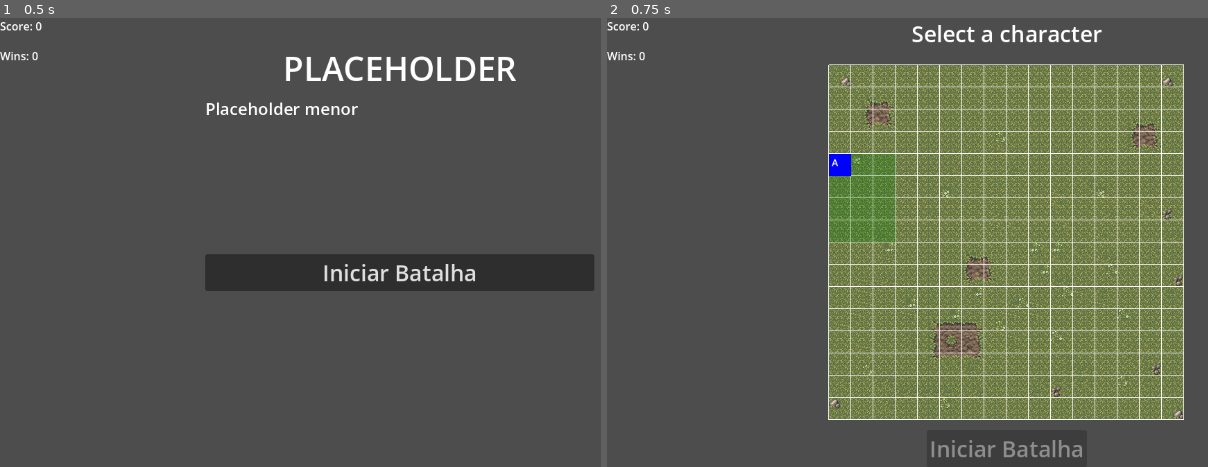
Above: before the commit, frames 1-2 (left to right).
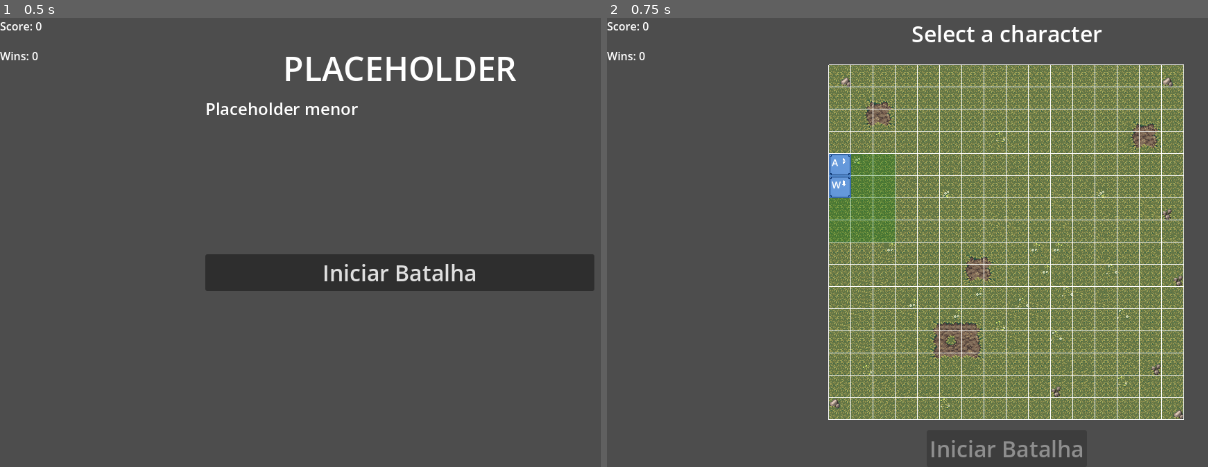
Above: after the commit, the same moments.

Repository: RodPeroba/DnDAutoBattler
Game: Godot game, scene res://Scenes/main.tscn
Two runs of this game, one before a commit and one after it. Both use one fixed random seed, a clock stepped at 60 frames per second and the inputs below.
Inputs:
- Up to frame 1 (0.5 s): no input
- Up to frame 2 (0.75 s): click "Iniciar Batalha" at 0.5 s

Frame 1 is identical in both runs. In frame 2, 0.4% of the frame differs, in the area x 36-41%, y 30-41%.

Commit message:
Adiciona sprites personagens

Diff:
--- a/ArcherClass.tres
+++ b/ArcherClass.tres
@@ -4,6 +4,7 @@
 [ext_resource type="Script" uid="uid://c5fiw5ml42usf" path="res://Scripts/DataScripts/ClassData.gd" id="2_6mvg5"]
 [ext_resource type="Script" uid="uid://cdx3scntb74pg" path="res://Scripts/DataScripts/EffectData.gd" id="2_6ue88"]
 [ext_resource type="Script" uid="uid://cvg2mbeyjiviq" path="res://PreciseArrowEffect.gd" id="3_g4yja"]
+[ext_resource type="Texture2D" uid="uid://bd6imod510po8" path="res://Assets/bow.png" id="4_g4yja"]
 
 [sub_resource type="Resource" id="Resource_jvr8l"]
 script = ExtResource("3_g4yja")
@@ -23,5 +24,6 @@
 mana = 50
 manaPerAttack = 5
 iniciativeBonus = 10
+icon = ExtResource("4_g4yja")
 activeAbilities = Array[ExtResource("1_83rin")]([SubResource("Resource_bt3tm")])
 metadata/_custom_type_script = "uid://c5fiw5ml42usf"
--- a/BillyA.tres
+++ b/BillyA.tres
@@ -12,5 +12,4 @@
 characterClass = ExtResource("2_ttij5")
 weapon = ExtResource("5_narxg")
 armor = ExtResource("1_s0pot")
-level = 10
 metadata/_custom_type_script = "uid://jqc24i724eso"
--- a/BoardView.gd
+++ b/BoardView.gd
@@ -31,7 +31,15 @@
 		groundTileMap.z_index = -1
 
 func _process(delta):
-
+	if GameManager.battleManager == null:
+		return
+	for character in GameManager.battleManager.characters:
+		if character.damage_flash_time > 0:
+			character.damage_flash_time -= delta
+		if character.attack_animation_time > 0:
+			character.attack_animation_time -= delta
+		if character.projectile_animation_time > 0:
+			character.projectile_animation_time -= delta
 	queue_redraw()
 
 func centerBoard():
@@ -63,6 +71,7 @@
 		GameManager.GameState.BATTLE:
 
 			drawBattleCharacters()
+			drawProjectiles()
 
 func drawGrid():
 
@@ -114,71 +123,209 @@
 			character.position * TILE_SIZE
 		)
 
-		draw_rect(
-			Rect2(
-				screenPosition,
-				Vector2(
-					TILE_SIZE,
-					TILE_SIZE
-				)
-			),
-			Color.BLUE
-		)
+		var rect = Rect2(screenPosition, Vector2(TILE_SIZE, TILE_SIZE))
+
+		# -------------------------
+		# 1. RACE ICON (base)
+		# -------------------------
+		if character.race != null and character.race.icon != null:
+			draw_texture_rect(
+				character.race.icon,
+				rect,
+				false
+			)
+		else:
+			draw_rect(rect, Color.BLUE)
+
+		# -------------------------
+		# 2. CLASS ICON (overlay)
+		# -------------------------
+		if character.characterClass != null and character.characterClass.icon != null:
+
+			var class_icon = character.characterClass.icon
+
+			# menor que o tile (ex: 40% do tamanho)
+			var scaling = 0.4
+			var draw_size = Vector2(TILE_SIZE, TILE_SIZE) * scaling
+
+			var offset = Vector2(
+				TILE_SIZE - draw_size.x - 4,
+				4
+			)
+
+			draw_texture_rect(
+				class_icon,
+				Rect2(screenPosition + offset, draw_size),
+				false
+			)
 
 		if character.characterClass != null:
-
 			draw_string(
 				ThemeDB.fallback_font,
-				screenPosition + Vector2(4,18),
-				character.characterClass.className.substr(0,1),
+				screenPosition + Vector2(4, 18),
+				character.characterClass.className.substr(0, 1),
 				HORIZONTAL_ALIGNMENT_LEFT,
 				-1,
 				14
 			)
 
-func drawBattleCharacters():
-
+func drawProjectiles():
 	if GameManager.battleManager == null:
 		return
 
 	for character in GameManager.battleManager.characters:
 
-		var screenPosition = Vector2(
-			character.position * TILE_SIZE
-		)
-
-		var color = Color.BLUE
+		if character.projectile_animation_time <= 0:
+			continue
+
+		var progress = 1.0 - (
+			character.projectile_animation_time / 0.25
+		)
+
+		var start_pos = (
+			Vector2(character.projectile_start)
+			* TILE_SIZE
+		) + Vector2(TILE_SIZE / 2, TILE_SIZE / 2)
+
+		var target_pos = (
+			Vector2(character.projectile_target)
+			* TILE_SIZE
+		) + Vector2(TILE_SIZE / 2, TILE_SIZE / 2)
+
+		var projectile_pos = start_pos.lerp(
+			target_pos,
+			progress
+		)
+
+		draw_circle(
+			projectile_pos,
+			4,
+			Color.WHITE
+		)
+
+func drawBattleCharacters():
+	if GameManager.battleManager == null:
+		return
+	for character in GameManager.battleManager.characters:
+		var pos = Vector2(character.position * TILE_SIZE)
+		if character.attack_animation_time > 0:
+			var progress = 1.0 - (
+				character.attack_animation_time / 0.15
+			)
+
+			var attack_offset = (
+				sin(progress * PI)
+				* 12.0
+			)
+			pos += (
+				character.attack_direction
+				* attack_offset
+			)
+		var rect = Rect2(pos, Vector2(TILE_SIZE, TILE_SIZE))
+
+		# =====================================
+		# COR DO TIME
+		# =====================================
+
+		var border_color = Color.BLUE
 
 		if character.team == 1:
-			color = Color.RED
-
-		draw_rect(
-			Rect2(
-				screenPosition,
-				Vector2(
-					TILE_SIZE,
-					TILE_SIZE
-				)
-			),
-			color
-		)
-
-		draw_string(
-			ThemeDB.fallback_font,
-			screenPosition + Vector2(2,14),
-			str(character.currentHp),
-			HORIZONTAL_ALIGNMENT_LEFT,
-			-1,
-			12
-		)
-
-		draw_string(
-			ThemeDB.fallback_font,
-			screenPosition + Vector2(2,28),
-			str(character.currentMana),
-			HORIZONTAL_ALIGNMENT_LEFT,
-			-1,
-			10
+			border_color = Color.RED
+
+		# =====================================
+		# RAÇA (FUNDO)
+		# =====================================
+
+		if character.race != null and character.race.icon != null:
+			draw_texture_rect(
+				character.race.icon,
+				rect,
+				false
+			)
+		else:
+			draw_rect(rect, border_color)
+
+		if character.damage_flash_time > 0:
+			draw_rect(rect, Color(1, 1, 1, 0.45))
+		# =====================================
+		# HP BAR
+		# =====================================
+
+		var hp_percent := 0.0
+
+		if character.maxHp > 0:
+			hp_percent = float(character.currentHp) / character.maxHp
+
+		draw_rect(
+			Rect2(
+				pos + Vector2(2, 2),
+				Vector2(TILE_SIZE - 4, 4)
+			),
+			Color(0.15, 0.15, 0.15)
+		)
+
+		draw_rect(
+			Rect2(
+				pos + Vector2(2, 2),
+				Vector2((TILE_SIZE - 4) * hp_percent, 4)
+			),
+			Color.GREEN
+		)
+
+		# =====================================
+		# MANA BAR
+		# =====================================
+
+		var mana_percent := 0.0
+
+		if character.maxMana > 0:
+			mana_percent = float(character.currentMana) / character.maxMana
+
+		draw_rect(
+			Rect2(
+				pos + Vector2(2, 8),
+				Vector2(TILE_SIZE - 4, 4)
+			),
+			Color(0.15, 0.15, 0.15)
+		)
+
+		draw_rect(
+			Rect2(
+				pos + Vector2(2, 8),
+				Vector2((TILE_SIZE - 4) * mana_percent, 4)
+			),
+			Color.CYAN
+		)
+
+		# =====================================
+		# ÍCONE DA CLASSE
+		# =====================================
+
+		if character.characterClass != null and character.characterClass.icon != null:
+
+			var icon_size = TILE_SIZE * 0.55
+
+			draw_texture_rect(
+				character.characterClass.icon,
+				Rect2(
+					pos + Vector2(
+						(TILE_SIZE - icon_size) / 2,
+						14
+					),
+					Vector2(icon_size, icon_size)
+				),
+				false
+			)
+
+		# =====================================
+		# BORDA DO TIME
+		# =====================================
+
+		draw_rect(
+			rect,
+			border_color,
+			false,
+			2
 		)
 
 func screenToTile(
--- a/ClericClass.tres
+++ b/ClericClass.tres
@@ -3,6 +3,7 @@
 [ext_resource type="Script" uid="uid://dsgso1u0i3ytg" path="res://Scripts/DataScripts/ActiveData.gd" id="1_e7khp"]
 [ext_resource type="Script" uid="uid://cdx3scntb74pg" path="res://Scripts/DataScripts/EffectData.gd" id="2_4s2yb"]
 [ext_resource type="Script" uid="uid://bofhdpmk3ncof" path="res://HealMagicEffect.gd" id="3_lpt8a"]
+[ext_resource type="Texture2D" uid="uid://uuwjm8auahk0" path="res://Assets/mace.png" id="4_4s2yb"]
 [ext_resource type="Script" uid="uid://c5fiw5ml42usf" path="res://Scripts/DataScripts/ClassData.gd" id="4_y1evx"]
 
 [sub_resource type="Resource" id="Resource_ju414"]
@@ -23,5 +24,6 @@
 mana = 50
 manaPerAttack = 10
 iniciativeBonus = 3
+icon = ExtResource("4_4s2yb")
 activeAbilities = Array[ExtResource("1_e7khp")]([SubResource("Resource_5nml5")])
 metadata/_custom_type_script = "uid://c5fiw5ml42usf"
--- /dev/null
+++ b/DwarfRace.tres
@@ -0,0 +1,13 @@
+[gd_resource type="Resource" script_class="RaceData" format=3 uid="uid://bclu783cjpqsl"]
+
+[ext_resource type="Texture2D" uid="uid://bm8gwfmqj1g57" path="res://Assets/Anao.png" id="1_o6531"]
+[ext_resource type="Script" uid="uid://dhxocm5uvcopf" path="res://Scripts/DataScripts/RaceData.gd" id="2_lqj67"]
+
+[resource]
+script = ExtResource("2_lqj67")
+raceName = "Dwarf"
+bonusHealth = 30
+baseSpeed = 2
+baseDamage = 15
+icon = ExtResource("1_o6531")
+metadata/_custom_type_script = "uid://dhxocm5uvcopf"
--- /dev/null
+++ b/ElfRace.tres
@@ -0,0 +1,13 @@
+[gd_resource type="Resource" script_class="RaceData" format=3 uid="uid://7uoiiu56uy3b"]
+
+[ext_resource type="Script" uid="uid://dhxocm5uvcopf" path="res://Scripts/DataScripts/RaceData.gd" id="1_ig5c3"]
+[ext_resource type="Texture2D" uid="uid://dbip2q1y6bhl1" path="res://Assets/Elfo.png" id="1_jekqc"]
+
+[resource]
+script = ExtResource("1_ig5c3")
+raceName = "Elf"
+bonusHealth = 15
+baseSpeed = 4
+baseDamage = 20
+icon = ExtResource("1_jekqc")
+metadata/_custom_type_script = "uid://dhxocm5uvcopf"
--- /dev/null
+++ b/GnomeRace.tres
@@ -0,0 +1,13 @@
+[gd_resource type="Resource" script_class="RaceData" format=3 uid="uid://3gqq6q5wjy21"]
+
+[ext_resource type="Texture2D" uid="uid://2hk8688wn3jw" path="res://Assets/Gnomo.png" id="1_6hyvh"]
+[ext_resource type="Script" uid="uid://dhxocm5uvcopf" path="res://Scripts/DataScripts/RaceData.gd" id="2_j7qx0"]
+
+[resource]
+script = ExtResource("2_j7qx0")
+raceName = "Gnome"
+bonusHealth = 20
+baseSpeed = 4
+baseDamage = 15
+icon = ExtResource("1_6hyvh")
+metadata/_custom_type_script = "uid://dhxocm5uvcopf"
--- /dev/null
+++ b/GoblinRace.tres
@@ -0,0 +1,13 @@
+[gd_resource type="Resource" script_class="RaceData" format=3 uid="uid://bcqbrmxxg4kwb"]
+
+[ext_resource type="Texture2D" uid="uid://bro83mk083lx7" path="res://Assets/Goblin.png" id="1_e76ut"]
+[ext_resource type="Script" uid="uid://dhxocm5uvcopf" path="res://Scripts/DataScripts/RaceData.gd" id="2_wwxva"]
+
+[resource]
+script = ExtResource("2_wwxva")
+raceName = "Goblin"
+bonusHealth = 15
+baseSpeed = 5
+baseDamage = 15
+icon = ExtResource("1_e76ut")
+metadata/_custom_type_script = "uid://dhxocm5uvcopf"
--- a/HumanRace.tres
+++ b/HumanRace.tres
@@ -1,11 +1,13 @@
 [gd_resource type="Resource" script_class="RaceData" format=3 uid="uid://br0ltjsgoypsr"]
 
 [ext_resource type="Script" uid="uid://dhxocm5uvcopf" path="res://Scripts/DataScripts/RaceData.gd" id="1_2ru2d"]
+[ext_resource type="Texture2D" uid="uid://hr4omvhuafax" path="res://Assets/Humano.png" id="1_ro6pa"]
 
 [resource]
 script = ExtResource("1_2ru2d")
 raceName = "Human"
 bonusHealth = 20
 baseSpeed = 3
-baseDamage = 3
+baseDamage = 20
+icon = ExtResource("1_ro6pa")
 metadata/_custom_type_script = "uid://dhxocm5uvcopf"
--- a/MageClass.tres
+++ b/MageClass.tres
@@ -4,6 +4,7 @@
 [ext_resource type="Script" uid="uid://cdx3scntb74pg" path="res://Scripts/DataScripts/EffectData.gd" id="2_4duc4"]
 [ext_resource type="Script" uid="uid://c5fiw5ml42usf" path="res://Scripts/DataScripts/ClassData.gd" id="2_httaf"]
 [ext_resource type="Script" uid="uid://bumn1i4ixtdsh" path="res://FireballEffect.gd" id="3_w5fqw"]
+[ext_resource type="Texture2D" uid="uid://7t2j11aayv0f" path="res://Assets/wand.png" id="4_w5fqw"]
 
 [sub_resource type="Resource" id="Resource_gqem5"]
 script = ExtResource("3_w5fqw")
@@ -24,5 +25,6 @@
 mana = 50
 manaPerAttack = 10
 iniciativeBonus = 5
+icon = ExtResource("4_w5fqw")
 activeAbilities = Array[ExtResource("1_0idst")]([SubResource("Resource_d4ng8")])
 metadata/_custom_type_script = "uid://c5fiw5ml42usf"
--- /dev/null
+++ b/OrcRace.tres
@@ -0,0 +1,13 @@
+[gd_resource type="Resource" script_class="RaceData" format=3 uid="uid://dp18aqq4f3456"]
+
+[ext_resource type="Texture2D" uid="uid://dqdu48uy1kno2" path="res://Assets/Orc.png" id="1_56f08"]
+[ext_resource type="Script" uid="uid://dhxocm5uvcopf" path="res://Scripts/DataScripts/RaceData.gd" id="2_60o4i"]
+
+[resource]
+script = ExtResource("2_60o4i")
+raceName = "Orc"
+bonusHealth = 15
+baseSpeed = 3
+baseDamage = 25
+icon = ExtResource("1_56f08")
+metadata/_custom_type_script = "uid://dhxocm5uvcopf"
--- a/PlayerParty.tres
+++ b/PlayerParty.tres
@@ -2,9 +2,10 @@
 
 [ext_resource type="Script" uid="uid://jqc24i724eso" path="res://Scripts/Character.gd" id="1_5yi8p"]
 [ext_resource type="Script" uid="uid://bushahf63j024" path="res://PartyData.gd" id="2_nn1n1"]
+[ext_resource type="Resource" uid="uid://dgrk6auv46chk" path="res://JorgeW.tres" id="3_mxtd8"]
 [ext_resource type="Resource" uid="uid://5hkqpk2k28d0" path="res://BillyA.tres" id="3_yloia"]
 
 [resource]
 script = ExtResource("2_nn1n1")
-characters = Array[ExtResource("1_5yi8p")]([ExtResource("3_yloia")])
+characters = Array[ExtResource("1_5yi8p")]([ExtResource("3_yloia"), ExtResource("3_mxtd8")])
 metadata/_custom_type_script = "uid://bushahf63j024"
--- a/Scripts/Character.gd
+++ b/Scripts/Character.gd
@@ -12,7 +12,7 @@
 var activeAbility : ActiveData
 @export var chosenAbility : int = 0
 var statuses : Array[StatusEffectData]
-@export var xp : int = 0
+var xp : int = 0
 var battleManager : BattleManager
 var team : int = 0
 
@@ -28,6 +28,14 @@
 
 var position : Vector2i
 var target : Character
+
+var damage_flash_time : float = 0.0
+var attack_animation_time : float = 0.0
+var attack_direction : Vector2 = Vector2.ZERO
+
+var projectile_animation_time : float = 0.0
+var projectile_start : Vector2i
+var projectile_target : Vector2i
 
 func initialize():
 	setStats()
@@ -43,7 +51,6 @@
 	rangeDistance = weapon.rangeDistance
 	activeAbility = characterClass.activeAbilities[chosenAbility]
 
-
 func emitEvent(eventName : String, context : Dictionary = {}):
 	for passive in passives:
 		passive.handleEvent(eventName, self, context)
@@ -113,6 +120,28 @@
 	var distance = abs(position.x - target.position.x) + abs(position.y - target.position.y)
 	return distance <= rangeDistance
 
+func isRanged() -> bool:
+	return rangeDistance > 1
+
+func startMeleeAnimation():
+
+	if target == null:
+		return
+
+	attack_animation_time = 0.15
+
+	attack_direction = (target.position - position)
+
+func startProjectileAnimation():
+
+	if target == null:
+		return
+
+	projectile_animation_time = 0.25
+
+	projectile_start = position
+	projectile_target = target.position
+
 func moveToRange():
 	if target == null:
 		return
@@ -147,6 +176,11 @@
 
 	emitEvent("OnAttack", context)
 
+	if isRanged():
+		startProjectileAnimation()
+	else:
+		startMeleeAnimation()
+
 	Debug.print("%s attacks %s for %d" % [
 		characterClass.className,
 		target.characterClass.className,
@@ -155,6 +189,7 @@
 
 	target.takeDamage(context["damage"], self)
 
+
 func useAbility():
 	if activeAbility == null:
 		return
@@ -181,6 +216,8 @@
 
 	if currentHp <= 0:
 		die(attacker)
+	else:
+		damage_flash_time = 0.25
 
 func heal(amount : int):
 	currentHp = min(
--- a/Scripts/DataScripts/ClassData.gd
+++ b/Scripts/DataScripts/ClassData.gd
@@ -9,4 +9,6 @@
 @export var manaPerAttack : int  = 0
 @export var iniciativeBonus : int = 0
 
+@export var icon : Texture2D
+
 @export var activeAbilities : Array[ActiveData]
--- a/Scripts/DataScripts/RaceData.gd
+++ b/Scripts/DataScripts/RaceData.gd
@@ -6,4 +6,6 @@
 @export var baseSpeed : int = 0
 @export var baseDamage : int = 0
 
+@export var icon : Texture2D
+
 ### TALVEZ CRIAR 1 ABILIDADE UNICA PARA CADA RAÇA?? ###
--- a/WarriorClass.tres
+++ b/WarriorClass.tres
@@ -4,6 +4,7 @@
 [ext_resource type="Script" uid="uid://cdx3scntb74pg" path="res://Scripts/DataScripts/EffectData.gd" id="2_ynjcy"]
 [ext_resource type="Script" uid="uid://5ele1jgekwqu" path="res://HuntEffect.gd" id="3_um4aq"]
 [ext_resource type="Script" uid="uid://c5fiw5ml42usf" path="res://Scripts/DataScripts/ClassData.gd" id="4_wjvy5"]
+[ext_resource type="Texture2D" uid="uid://dt0ttvaat0cpi" path="res://Assets/sword.png" id="4_ynjcy"]
 
 [sub_resource type="Resource" id="Resource_t84aj"]
 script = ExtResource("3_um4aq")
@@ -23,5 +24,6 @@
 mana = 50
 manaPerAttack = 5
 iniciativeBonus = 5
+icon = ExtResource("4_ynjcy")
 activeAbilities = Array[ExtResource("1_kjftn")]([SubResource("Resource_7ou1b")])
 metadata/_custom_type_script = "uid://c5fiw5ml42usf"
--- a/gameManager.gd
+++ b/gameManager.gd
@@ -30,6 +30,8 @@
 const turnDelay : float = 0.5
 var turnTimer : float = 0.0
 
+var gold: int = 0
+
 func _ready():
 
 	randomize()
@@ -87,6 +89,44 @@
 	container.add_child(
 		currentScreen
 	)
+
+
+func applyRewards():
+	var baseGold = 20
+
+	var aliveBonus = battleManager.getAliveCount(0) * 5
+	var streakBonus = battlesWon * 10
+
+	var earnedGold = baseGold + aliveBonus + streakBonus
+
+	gold += earnedGold
+
+	Debug.print("Gold earned: %d" % earnedGold)
+	Debug.print("Total gold: %d" % gold)
+
+
+func checkLevelUp(character: Character) -> void:
+	var xp_needed = character.level * 100
+
+	while character.xp >= xp_needed:
+		character.xp -= xp_needed
+		character.level += 1
+		xp_needed = character.level * 100
+
+		Debug.print("leveled up to %d" % [character.level])
+
+
+func applyXPRewards():
+	var baseXP = 30
+
+	for character in playerParty.characters:
+		var xpGain = baseXP + battlesWon * 5
+		character.xp += xpGain
+
+		checkLevelUp(character)
+
+	Debug.print("XP applied to party")
+
 
 func enterStage():
 
@@ -175,36 +215,20 @@
 
 	battlesWon += 1
 
-	var earnedScore = (
-		calculateBattleScore()
-	)
-
+	var earnedScore = calculateBattleScore()
 	score += earnedScore
 
+	applyRewards()
+	applyXPRewards()
+
 	currentState = GameState.VICTORY
 
-	Debug.print(
-		"=== VICTORY ==="
-	)
-
-	Debug.print(
-		"Battle Score: %d"
-		% earnedScore
-	)
-
-	Debug.print(
-		"Total Score: %d"
-		% score
-	)
-
-	Debug.print(
-		"Battles Won: %d"
-		% battlesWon
-	)
-
-	changeScreen(
-		VICTORY_SCREEN
-	)
+	Debug.print("=== VICTORY ===")
+	Debug.print("Battle Score: %d" % earnedScore)
+	Debug.print("Total Score: %d" % score)
+	Debug.print("Battles Won: %d" % battlesWon)
+
+	changeScreen(VICTORY_SCREEN)
 
 func calculateBattleScore() -> int:
 
--- a/partyMembers.tres
+++ /dev/null
@@ -1,21 +0,0 @@
-[gd_resource type="Resource" script_class="PartyMembers" format=3 uid="uid://d4lqed0h3i502"]
-
-[ext_resource type="Script" uid="uid://dh6lchvblitvt" path="res://Scripts/partyMembers.gd" id="1_rp3da"]
-[ext_resource type="Script" uid="uid://toodrbpf1ns7" path="res://inventory/inventory_item.gd" id="2_fcwdk"]
-[ext_resource type="Texture2D" uid="uid://c75jrp57x4wfs" path="res://icon.svg" id="3_lqmq4"]
-
-[sub_resource type="Resource" id="Resource_etyh1"]
-script = ExtResource("2_fcwdk")
-name = "Fulano"
-texture = ExtResource("3_lqmq4")
-metadata/_custom_type_script = "uid://toodrbpf1ns7"
-
-[sub_resource type="Resource" id="Resource_xmdgj"]
-script = ExtResource("2_fcwdk")
-name = "Ciclano"
-texture = ExtResource("3_lqmq4")
-metadata/_custom_type_script = "uid://toodrbpf1ns7"
-
-[resource]
-script = ExtResource("1_rp3da")
-slots = Array[ExtResource("2_fcwdk")]([SubResource("Resource_etyh1"), SubResource("Resource_xmdgj")])
Binary file added: Assets/Anao.png
Not shown, added: Assets/Anao.png.import
Binary file added: Assets/Elfo.png
Not shown, added: Assets/Elfo.png.import
Binary file added: Assets/Gnomo.png
Not shown, added: Assets/Gnomo.png.import
Binary file added: Assets/Goblin.png
Not shown, added: Assets/Goblin.png.import
Binary file added: Assets/Humano.png
Not shown, added: Assets/Humano.png.import
Binary file added: Assets/Orc.png
Not shown, added: Assets/Orc.png.import
(and 8 more such lines)
